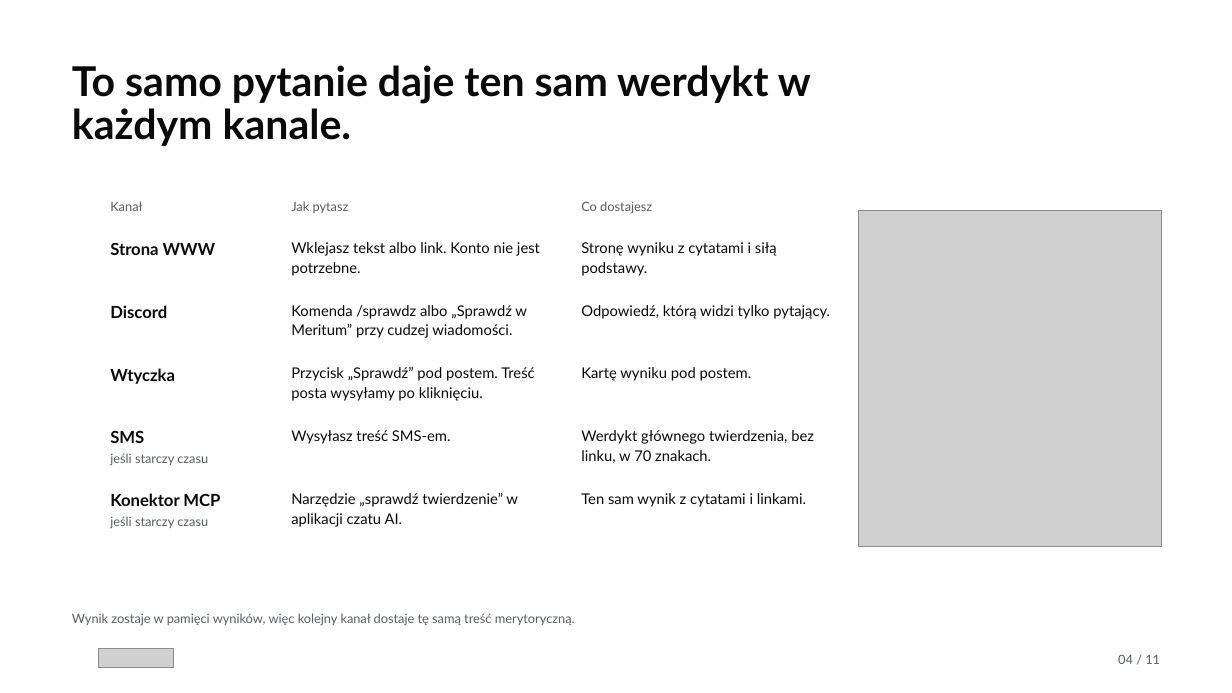
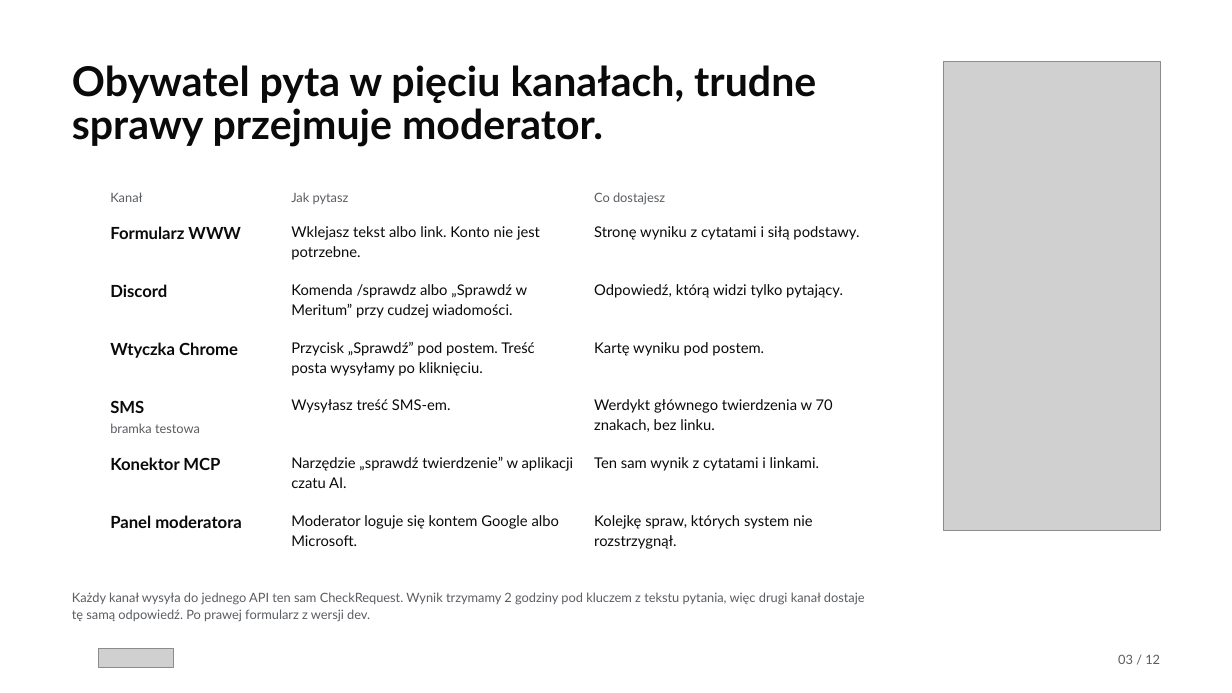
Before and after one commit to Meritum-HackNation2026/meritum-marketing, a slide deck: slide 3 of deck/meritum-deck.pptx (slide 4 before the commit). Drawn at 1232x693 pixels with LibreOffice and Linux fonts; fonts in the diff are those of the drawing; grey boxes stand for pictures; background and template pictures are left out. Boxes give left, top, right and bottom in pixels: in the first picture for what was removed or moved away, otherwise in the second. Text is boxed around its words. In the diff, an @@ line names an element or a change of style, - is before the commit and + after.

Commit message:
feat(deck): oba decki pokazują zmierzone wyniki, koszty, skalowanie i diagram kontenerów (#21)
Oba decki mają 12 slajdów w tej samej kolejności. Slajd z wynikami pokazuje
przebieg 7b przy każdym celu, także tam, gdzie celu nie spełniamy. Doszły
slajdy o kosztach według poziomu przyjęcia i o skalowaniu, każdy z linkiem
do arkusza. Slajd o użytkownikach wszedł do slajdu o kanałach, a pasek
postępu i strona wstrzymania do jednego slajdu z wynikiem.
Pełny diagram kontenerów, siedem przebiegów i prognoza są w dodatku
(deck/meritum-own/dodatek.html) poza limitem 12 slajdów.
Deck zespołu wycina tabele z liczbami z index.html, więc liczby w obu
deckach są te same.

```diff
--- a/deck/meritum-deck.pptx
+++ b/deck/meritum-deck.pptx
@@ text at <box>72,65,816,147</box>: text changed @@
-To samo pytanie daje ten sam werdykt w każdym kanale.
+Obywatel pyta w pięciu kanałach, trudne sprawy przejmuje moderator.
@@ picture: place and size @@
-picture at <box>859,211,1162,547</box>
+picture at <box>944,62,1161,531</box>
@@ text "Kanał": place and size @@
-text "Kanał" at <box>110,201,142,211</box>
+text "Kanał" at <box>110,192,142,202</box>
@@ text "Jak pytasz": place and size @@
-text "Jak pytasz" at <box>291,201,349,213</box>
+text "Jak pytasz" at <box>291,192,349,204</box>
@@ text "Co dostajesz": place and size @@
-text "Co dostajesz" at <box>581,201,652,213</box>
+text "Co dostajesz" at <box>594,192,665,204</box>
@@ text at <box>110,226,241,239</box>: text changed @@
-Strona WWW
+Formularz WWW
@@ text "Wklejasz tekst albo link. Konto ...": place and size @@
-text "Wklejasz tekst albo link. Konto ..." at <box>291,242,540,276</box>
+text "Wklejasz tekst albo link. Konto ..." at <box>291,226,540,260</box>
@@ text "Stronę wyniku z cytatami i ..." rewrapped from <box>581,242,777,276</box> to <box>594,226,859,240</box> @@
@@ text "Discord": place and size @@
-text "Discord" at <box>110,305,167,318</box>
+text "Discord" at <box>110,284,167,297</box>
@@ text "Komenda /sprawdz albo „Sprawdź w ...": place and size @@
-text "Komenda /sprawdz albo „Sprawdź w ..." at <box>291,305,527,338</box>
+text "Komenda /sprawdz albo „Sprawdź w ..." at <box>291,284,528,318</box>
@@ text "Odpowiedź, którą widzi tylko pytający.": place and size @@
-text "Odpowiedź, którą widzi tylko pytający." at <box>581,305,830,319</box>
+text "Odpowiedź, którą widzi tylko pytający." at <box>594,284,843,298</box>
@@ text at <box>110,342,238,358</box>: text changed @@
-Wtyczka
+Wtyczka Chrome
@@ text "Przycisk „Sprawdź” pod postem. Treść ...": place and size @@
-text "Przycisk „Sprawdź” pod postem. Treść ..." at <box>291,367,534,401</box>
+text "Przycisk „Sprawdź” pod postem. Treść ..." at <box>291,342,534,376</box>
@@ text "Kartę wyniku pod postem.": place and size @@
-text "Kartę wyniku pod postem." at <box>581,367,752,381</box>
+text "Kartę wyniku pod postem." at <box>594,342,764,356</box>
@@ text "SMS": place and size @@
-text "SMS" at <box>110,430,144,443</box>
+text "SMS" at <box>110,400,144,413</box>
@@ text "Wysyłasz treść SMS-em.": place and size @@
-text "Wysyłasz treść SMS-em." at <box>291,430,451,444</box>
+text "Wysyłasz treść SMS-em." at <box>291,399,451,413</box>
@@ text at <box>594,399,833,432</box>: text changed @@
-Werdykt głównego twierdzenia, bez linku, w 70 znakach.
+Werdykt głównego twierdzenia w 70 znakach, bez linku.
@@ text added at <box>110,423,200,433</box>, 10 pt, text #5A5D62 @@
+bramka testowa
@@ text "Konektor MCP": place and size @@
-text "Konektor MCP" at <box>110,493,220,506</box>
+text "Konektor MCP" at <box>110,457,220,470</box>
@@ text removed at <box>110,453,208,466</box> @@
-jeśli starczy czasu
@@ text "Narzędzie „sprawdź twierdzenie” w aplikacji ..." rewrapped from <box>291,493,518,527</box> to <box>291,457,574,488</box> @@
@@ text "Ten sam wynik z cytatami ...": place and size @@
-text "Ten sam wynik z cytatami ..." at <box>581,493,806,507</box>
+text "Ten sam wynik z cytatami ..." at <box>594,457,819,471</box>
@@ text removed at <box>110,516,208,529</box> @@
-jeśli starczy czasu
@@ text added at <box>110,515,241,528</box>, 13 pt, text #0A0A0A, bold @@
+Panel moderatora
@@ text added at <box>291,515,559,546</box>, 11.5 pt, text #0A0A0A @@
+Moderator loguje się kontem Google albo Microsoft.
@@ text added at <box>594,515,813,549</box>, 11.5 pt, text #0A0A0A @@
+Kolejkę spraw, których system nie rozstrzygnął.
@@ text added at <box>72,592,865,621</box>, 10 pt, text #5A5D62 @@
+Każdy kanał wysyła do jednego API ten sam CheckRequest. Wynik trzymamy 2 godziny pod kluczem z tekstu pytania, więc drugi kanał dostaje tę samą odpowiedź. Po prawej formularz z wersji dev.
@@ text removed at <box>72,613,575,625</box> @@
-Wynik zostaje w pamięci wyników, więc kolejny kanał dostaje tę samą treść merytoryczną.
@@ text at <box>1118,654,1160,664</box>: text changed @@
-04 / 11
+03 / 12
```
Also in this commit, not shown: 4 other slides changed, 7 slides added, 6 slides removed, 38 other files.
